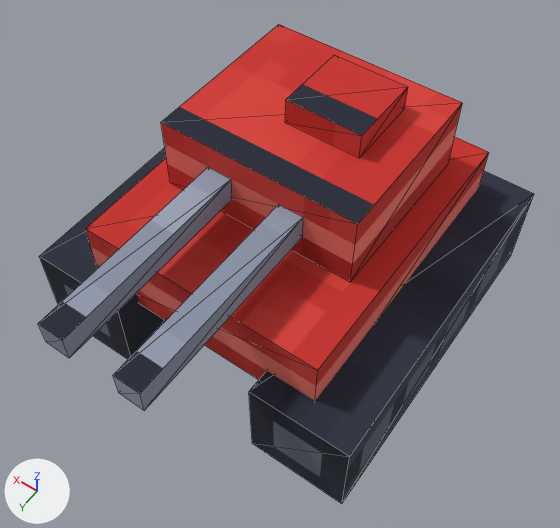
A saved change to the glTF model public/assets/models/units/tank_red.glb.
One viewpoint serves both versions: a camera (50 mm lens) standing at (-0.701, 1.045, 1.698) and looking at (-0.064, 0.153, 0.297). Lighting does not change. The marker at lower left points along +X, +Y and +Z. The picture after the commit comes second. Mesh edges are drawn as thin lines. Vertices at exactly the same position are counted once.

Objects in the first picture: 'barrel', 'chassis', 'hull', 'turret'.
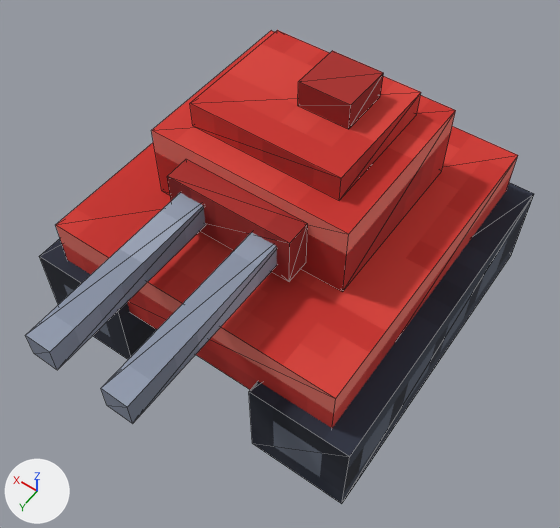
Patch to the scene script:
```diff
--- a/public/assets/models/units/tank_red.glb.py
+++ b/public/assets/models/units/tank_red.glb.py
@@ me_hull_rigid_batch @@
 # used by ob_hull; parent = ob_root; location = (0.0, 0.0, 0.188); rotation_euler = (0.00117, -0.000763, 0.0), in degrees (0.1, 0, 0)
-me_hull_rigid_batch.from_pydata(...)  # 8 vertices, 12 faces; spans x -0.312..0.312, y -0.375..0.375, z 0.0..0.188
-me_hull_rigid_batch.vertices[0].co = (0.312, 0.375, 0.0)
-me_hull_rigid_batch.vertices[1].co = (-0.312, 0.375, 0.0)
-me_hull_rigid_batch.vertices[2].co = (-0.312, 0.375, 0.188)  # pixel (317, 370)
-me_hull_rigid_batch.vertices[3].co = (0.312, 0.375, 0.188)  # pixel (85, 228)
-me_hull_rigid_batch.vertices[4].co = (-0.312, -0.375, 0.0)
-me_hull_rigid_batch.vertices[5].co = (0.312, -0.375, 0.0)
-me_hull_rigid_batch.vertices[6].co = (0.312, -0.375, 0.188)
-me_hull_rigid_batch.vertices[7].co = (-0.312, -0.375, 0.188)  # pixel (489, 152)
+me_hull_rigid_batch.from_pydata(...)  # 8 vertices, 12 faces; spans x -0.375..0.375, y -0.406..0.406, z 0.0..0.188
+# me_hull_rigid_batch part 1
+me_hull_rigid_batch.vertices[0].co = (0.375, 0.406, 0.0)
+me_hull_rigid_batch.vertices[1].co = (-0.375, 0.406, 0.0)
+me_hull_rigid_batch.vertices[2].co = (-0.375, 0.406, 0.188)  # pixel (335, 398)
+me_hull_rigid_batch.vertices[3].co = (0.375, 0.406, 0.188)  # pixel (55, 224)
+me_hull_rigid_batch.vertices[4].co = (-0.375, -0.406, 0.0)
+me_hull_rigid_batch.vertices[5].co = (0.375, -0.406, 0.0)
+me_hull_rigid_batch.vertices[6].co = (0.375, -0.406, 0.188)
+me_hull_rigid_batch.vertices[7].co = (-0.375, -0.406, 0.188)  # pixel (518, 155)
 me_hull_rigid_batch.materials.append(mat_paint)
@@ me_turret_rigid_batch @@
 # used by ob_turret; parent = ob_hull; location = (0.0, -0.0625, 0.188)
-me_turret_rigid_batch.from_pydata(...)  # 16 vertices, 22 faces; spans x -0.25..0.25, y -0.219..0.219, z 0.0..0.25
+me_turret_rigid_batch.from_pydata(...)  # 32 vertices, 42 faces; spans x -0.25..0.25, y -0.219..0.281, z 0.0..0.312
+# me_turret_rigid_batch part 2: the loose piece of 8 vertices spanning x -0.156..0.031, y -0.125..0.062, z 0.188..0.25 is scaled about its middle by (0.667, 0.667, 1), then moved by (0.0, 0.0, 0.062)
+# me_turret_rigid_batch part 3: the loose piece of 8 vertices spanning x -0.156..0.031, y -0.125..0.062, z 0.188..0.25 is copied, and the copy is scaled about its middle by (2, 1.67, 1), then moved by (0.062, 0.031, 0.0); it spans x -0.188..0.188, y -0.156..0.156, z 0.188..0.25
+# me_turret_rigid_batch part 4
+# 8 vertices are added at x -0.156..0.156, y 0.219..0.281, z 0.031..0.156
+# 10 new faces join them
 me_turret_rigid_batch.materials.append(mat_paint)
@@ me_barrel_rigid_batch @@
 me_barrel_rigid_batch.from_pydata(...)  # 16 vertices, 24 faces; spans x -0.125..0.125, y 0.0..0.5, z -0.031..0.031
 # used by ob_barrel; parent = ob_turret; location = (0.0, 0.219, 0.0938)
+# me_barrel_rigid_batch part 5: texture (UV) coordinates of 24 of 24 faces, centred in x -0.125..0.125, y 0.0..0.5, z -0.031..0.031, changed; they spanned u 0.0..0.77, v 0.42..0.58 and now span u 0.0..0.77, v 0.41..0.57
 me_barrel_rigid_batch.materials.append(mat_paint)
@@ ob_turret @@
 ob_turret.parent = ob_hull
-ob_turret.location = (0.0, -0.0625, 0.188)
+ob_turret.location = (0.0, -0.0312, 0.188)
```

Location of each change, (x1, y1, x2, y2) in pixels of the pictures (560 x 528 px; the box of a moved part takes in the faces that stretch with it):
'turret', reshaped, moved
    before: (161, 24, 462, 282)
    after: (151, 30, 456, 292)
'hull', reshaped (15% wider, 14% taller)
    before: (86, 136, 489, 401)
    after: (56, 126, 518, 428)
'barrel', surface changed, moved
    before: (38, 167, 303, 411)
    after: (25, 193, 277, 424)
part 2 of me_turret_rigid_batch, moved or reshaped
    before: (285, 55, 408, 158)
    after: (298, 50, 384, 129)
part 3 of me_turret_rigid_batch, added (red)
    after: (190, 30, 421, 200)
part 4 of me_turret_rigid_batch, added (red)
    after: (167, 159, 308, 281)
